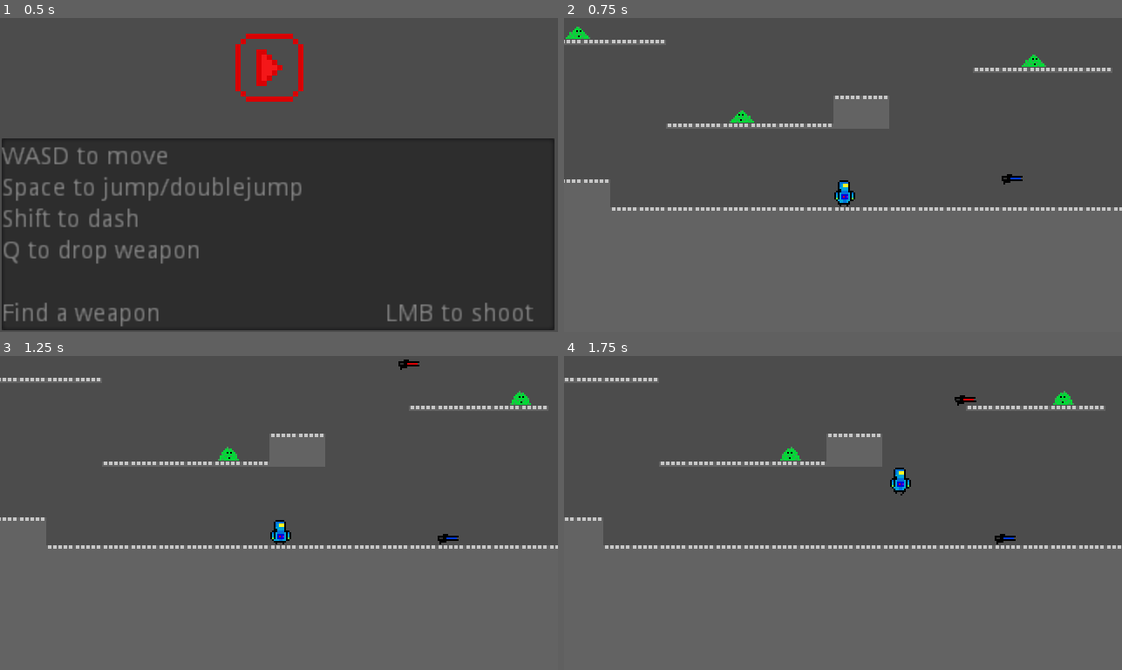
Above: before the commit, frames 1-4 (two rows, left to right).
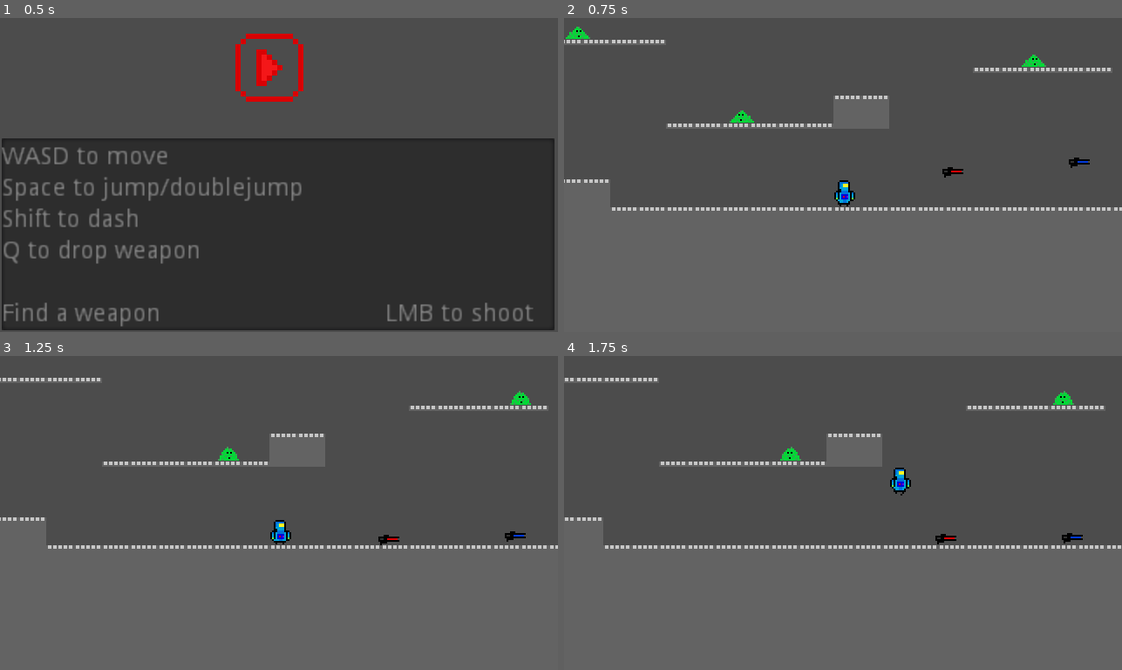
Above: after the commit, the same moments.

Repository: thomaszhou01/Astrotron
Game: Godot game, scene res://Scenes/Menu.tscn
Two runs of this game, one before a commit and one after it. Both use one fixed random seed, a clock stepped at 60 frames per second and the inputs below.
Inputs (mouse positions are in pixels of both pictures, inside the frame that each line leads up to):
- Up to frame 1 (0.5 s): no input
- Up to frame 2 (0.75 s): click (837, 71) at 0.5 s
- Up to frame 3 (1.25 s): no input
- Up to frame 4 (1.75 s): move the mouse to (965, 497) at 1.27 s; hold D (move_right) from 1.28 s (still down); tap Q (drop) at 1.35 s; tap Space (jump) at 1.52 s; click (965, 497) at 1.55 s

Frame 1 is identical in both runs. In frame 2, 0.2% of the frame differs, in the area x 67-95%, y 44-54%; in frame 3, 0.3%, in the area x 67-95%, y 1-61%; in frame 4, 0.3%.

Commit message:
Add files via upload

Diff:
--- a/game1/Scenes/Blob.tscn
+++ b/game1/Scenes/Blob.tscn
@@ -29,7 +29,7 @@
 extents = Vector2( 7.10993, 4.45851 )
 
 [sub_resource type="RectangleShape2D" id=5]
-extents = Vector2( 8.24882, 6.06955 )
+extents = Vector2( 8.9433, 6.06955 )
 
 [node name="Blob" type="KinematicBody2D"]
 collision_layer = 2
--- a/game1/Scenes/Character.gd
+++ b/game1/Scenes/Character.gd
@@ -84,7 +84,6 @@
 
 
 	velocity = move_and_slide(velocity, FLOOR)
-	print(freeHand)
 
 
 func die():
--- a/game1/Scenes/Character.tscn
+++ b/game1/Scenes/Character.tscn
@@ -173,7 +173,6 @@
 extents = Vector2( 8.73161, 7.93576 )
 
 [node name="Character" type="KinematicBody2D"]
-collision_mask = 2
 script = ExtResource( 3 )
 
 [node name="Sprite" type="Sprite" parent="."]
--- a/game1/Scenes/Main.tscn
+++ b/game1/Scenes/Main.tscn
@@ -13,11 +13,14 @@
 [node name="Character" parent="." instance=ExtResource( 1 )]
 position = Vector2( -74.3094, 106.666 )
 
+[node name="PulseCannon" parent="." instance=ExtResource( 4 )]
+position = Vector2( 61.0485, 98.666 )
+
 [node name="TileMap" type="TileMap" parent="."]
 tile_set = ExtResource( 2 )
 cell_size = Vector2( 16, 16 )
 collision_layer = 2
-collision_mask = 2
+collision_mask = 3
 format = 1
 tile_data = PoolIntArray( -851981, 0, 0, -851980, 0, 0, -851979, 0, 0, -851978, 0, 0, -851977, 0, 0, -851976, 0, 0, -85 …(9265 unchanged characters)…
 
@@ -90,7 +93,5 @@
 [node name="Blob5" parent="." instance=ExtResource( 5 )]
 position = Vector2( 440.118, 11.9037 )
 
-[node name="PulseCannon" parent="." instance=ExtResource( 4 )]
-position = Vector2( 22.7013, 107.947 )
-
 [node name="RailGun" parent="." instance=ExtResource( 6 )]
+position = Vector2( -11.2442, 103.585 )
--- a/game1/Scenes/Weapons/PulseCannon.gd
+++ b/game1/Scenes/Weapons/PulseCannon.gd
@@ -9,8 +9,8 @@
 var direction = 1
 
 
+#collision box not working/sticking to railgun
 
-# Called when the node enters the scene atree for the first time.
 func _ready():
 	pass # Replace with function body.
 
@@ -22,11 +22,10 @@
 		self.position = get_node("../Character/holdPoint").global_position
 		if get_node("../Character/holdPoint").position.x == -4:
 			$Sprite.flip_h = true
-			$bulletpoint.position.x = -6.5
+			$bulletpoint.position.x = -9.5
 		else:
 			$Sprite.flip_h = false
-			$bulletpoint.position.x = 6.5
-
+			$bulletpoint.position.x = 9.5
 
 	if Input.is_action_just_pressed("fire") && held:
 		var bullet_instance = bullet.instance()
@@ -34,18 +33,13 @@
 		#set the bullet direction using the bulletpoint location
 		bullet_instance.set_bullet_direction(sign($bulletpoint.position.x))
 
-		get_parent().add_child(bullet_instance)
+		get_parent().get_parent().add_child(bullet_instance)
 		bullet_instance.position = $bulletpoint.global_position
+
 	elif Input.is_action_just_pressed("drop") && held:
 		held = false
-		$CollisionPolygon2D.call_deferred("set_disabled", false)
 		get_parent().get_node("Character").handFree()
 
 
 func held():
 	held = true
-
-
-func _on_PlayerCollide_body_entered(body):
-	if "Character" in body.name:
-		pass
--- a/game1/Scenes/Weapons/RailGun.gd
+++ b/game1/Scenes/Weapons/RailGun.gd
@@ -9,8 +9,8 @@
 var direction = 1
 
 
+#collision box not working/sticking to railgun
 
-# Called when the node enters the scene atree for the first time.
 func _ready():
 	pass # Replace with function body.
 
@@ -22,11 +22,10 @@
 		self.position = get_node("../Character/holdPoint").global_position
 		if get_node("../Character/holdPoint").position.x == -4:
 			$Sprite.flip_h = true
-			$bulletpoint.position.x = -6.5
+			$bulletpoint.position.x = -9.5
 		else:
 			$Sprite.flip_h = false
-			$bulletpoint.position.x = 6.5
-
+			$bulletpoint.position.x = 9.5
 
 	if Input.is_action_just_pressed("fire") && held:
 		var bullet_instance = bullet.instance()
@@ -36,15 +35,11 @@
 
 		get_parent().get_parent().add_child(bullet_instance)
 		bullet_instance.position = $bulletpoint.global_position
+
 	elif Input.is_action_just_pressed("drop") && held:
 		held = false
-		$CollisionPolygon2D.call_deferred("set_disabled", false)
 		get_parent().get_node("Character").handFree()
 
 
 func held():
 	held = true
-
-func _on_PlayerCollide_body_entered(body):
-	if "Character" in body.name:
-		pass
--- a/game1/Scenes/Weapons/RailGun.tscn
+++ b/game1/Scenes/Weapons/RailGun.tscn
@@ -4,14 +4,14 @@
 [ext_resource path="res://Scenes/Weapons/RailGun.gd" type="Script" id=2]
 
 [sub_resource type="RectangleShape2D" id=1]
-extents = Vector2( 6.28362, 3.10338 )
+extents = Vector2( 6.28362, 3.58136 )
 
 [sub_resource type="RectangleShape2D" id=2]
-extents = Vector2( 6.56475, 3.30034 )
+extents = Vector2( 6.68204, 4.15415 )
 
 [node name="RailGun" type="RigidBody2D"]
-collision_layer = 2
-collision_mask = 8
+collision_layer = 4
+collision_mask = 3
 contact_monitor = true
 script = ExtResource( 2 )
 
@@ -26,10 +26,7 @@
 [node name="bulletpoint" type="Position2D" parent="."]
 position = Vector2( 6.615, -0.468849 )
 
-[node name="PlayerCollide" type="Area2D" parent="."]
-collision_layer = 4
+[node name="Area2D" type="Area2D" parent="."]
 
-[node name="CollisionShape2D" type="CollisionShape2D" parent="PlayerCollide"]
-position = Vector2( -0.0162334, -0.380835 )
+[node name="CollisionShape2D" type="CollisionShape2D" parent="Area2D"]
 shape = SubResource( 2 )
-[connection signal="body_entered" from="PlayerCollide" to="." method="_on_PlayerCollide_body_entered"]
--- a/game1/Scenes/bullet.gd
+++ b/game1/Scenes/bullet.gd
@@ -1,7 +1,7 @@
 extends Area2D
 
 
-const speed = 500
+const speed = 200
 var velocity = Vector2()
 var direction = 1
 # Called when the node enters the scene tree for the first time.
